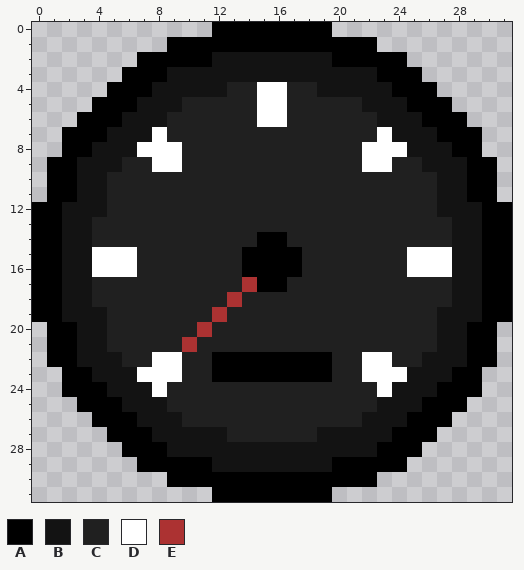
Two states of a pixel-art file, img/Speedometer.aseprite. The first picture shows the starting point.
32x32 pixels, 1 frame.
Palette (. is transparent): A #000000  B #131313  C #202020  D #ffffff  E #ac3232
Once edited:
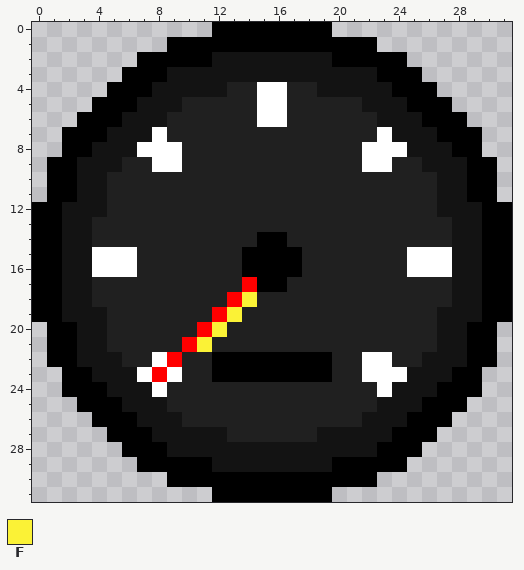
Colours new in this view: F #fbf236
Diff:
layer "Layer 2" added
layer "Layer 3" added
colour E: #ac3232 -> #ff0000
Changed rows in their new state; - is a pixel that keeps its letter.
Layers "Layer 3", "Layer 2":
first column x 8:
18 ------F
19 -----F-
20 ----F--
21 ---F---
22 -E-----
23 E------
